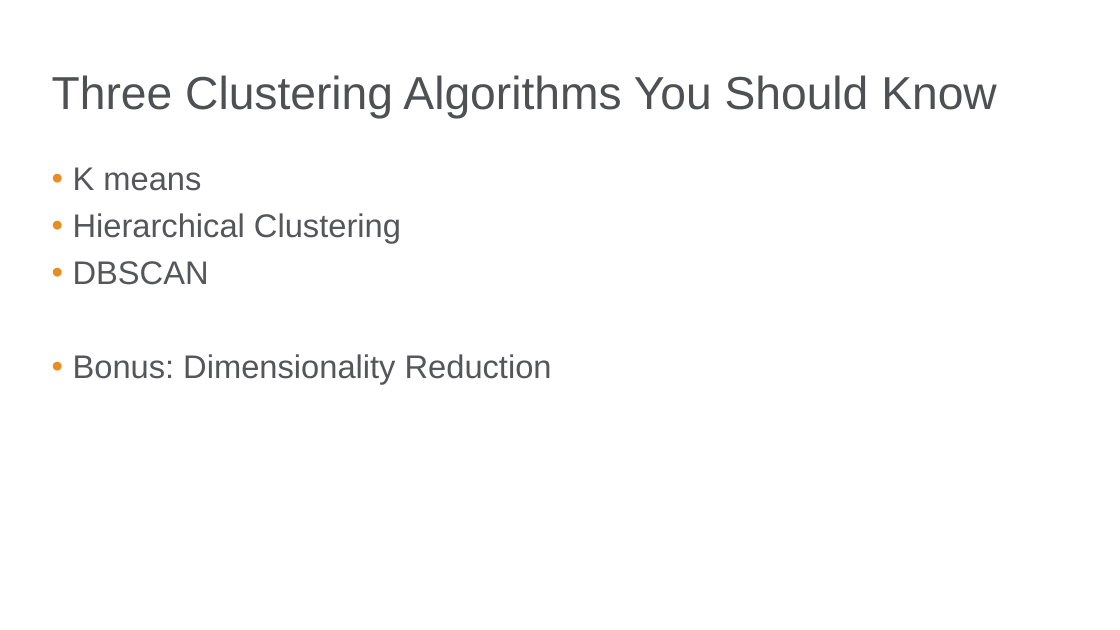
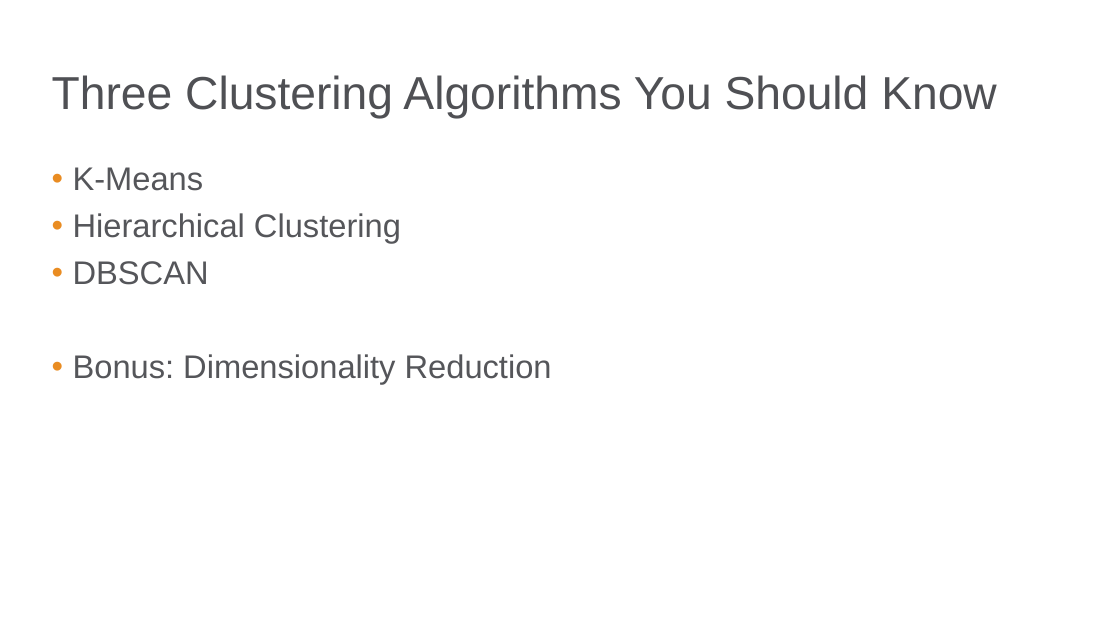
Before and after one commit to bgstieber/APRA-PD-DAS-2019, a slide deck: slide 7 of Generating Insights from Clustering Large Donors - BStieber APRA DAS19.pptx. Drawn at 1120x630 pixels with LibreOffice and Linux fonts; fonts in the diff are those of the drawing; background and template pictures are left out. Boxes give left, top, right and bottom in pixels: in the first picture for what was removed or moved away, otherwise in the second. Text is boxed around its words. In the diff, an @@ line names an element or a change of style, - is before the commit and + after.

```diff
--- a/Generating Insights from Clustering Large Donors - BStieber APRA DAS19.pptx
+++ b/Generating Insights from Clustering Large Donors - BStieber APRA DAS19.pptx
@@ text at bbox=[73, 167, 204, 191]: text changed @@
-• K means
+• K-Means
```
Also in this commit, not shown: 1 other slide changed, 5 slides added, 3 slides removed, 3 other files.
